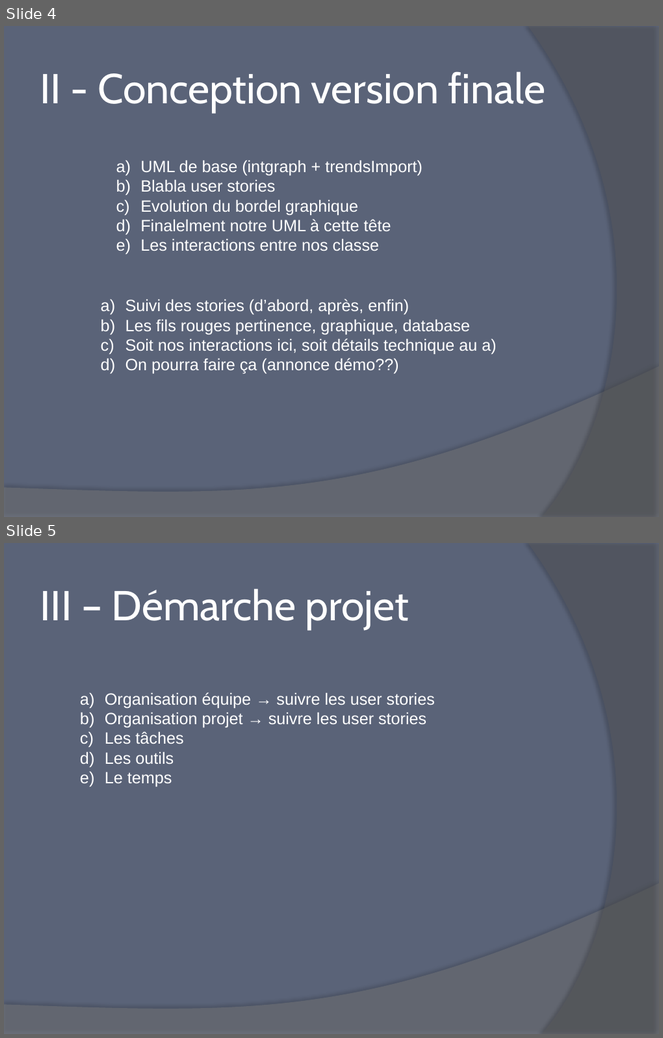
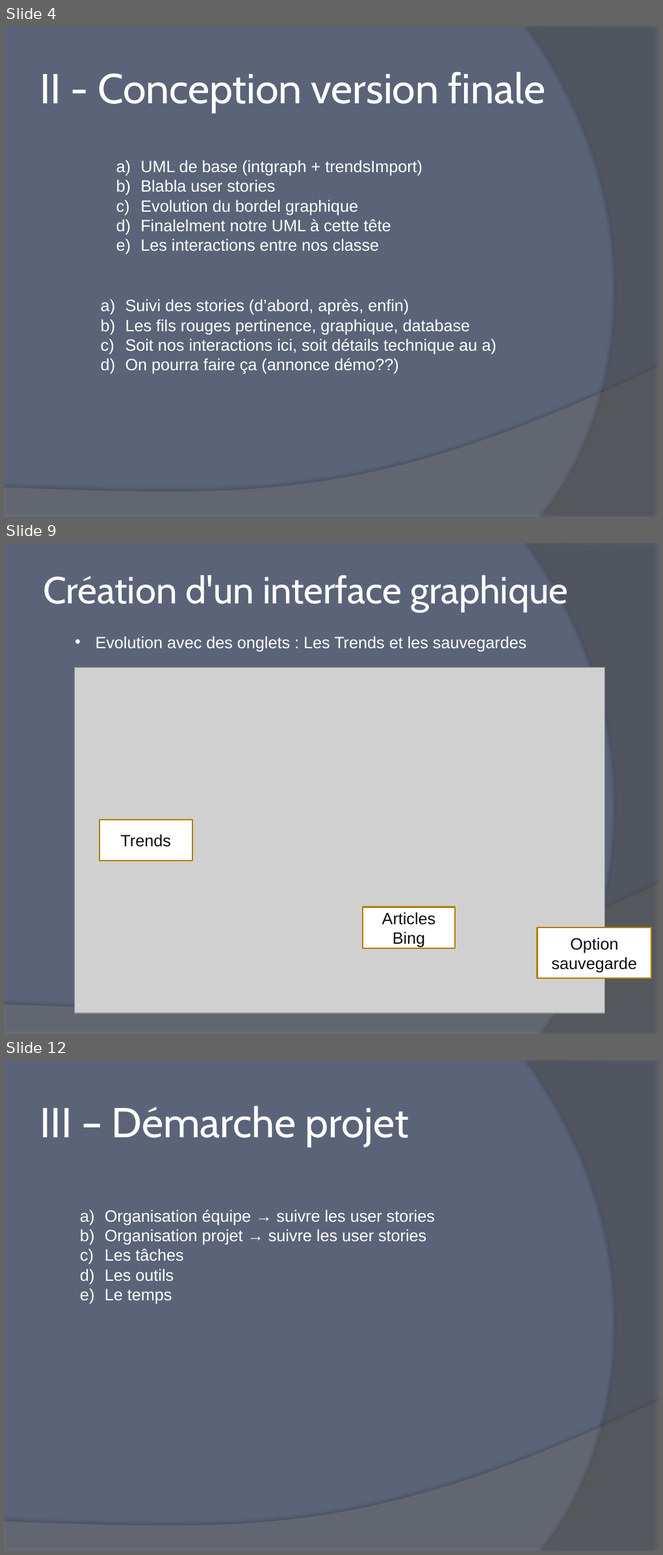
Before and after one commit to Firnen14/diapoTwittrend, a slide deck: Java_Slides.pptx. Shown one above the other, each under a label of ours: slides 4 and 5 before the commit, slides 4, 9 and 12 after it; the slides between them are not shown. The pictures are 663x1038 and 663x1555 pixels, drawn with LibreOffice and Linux fonts; fonts in the diff are those of the drawing; grey boxes stand for pictures. Boxes give left, top, right and bottom in pixels: in the first picture for what was removed or moved away, otherwise in the second. Text is boxed around its words. In the diff, an @@ line names an element or a change of style, - is before the commit and + after.

```diff
--- a/Java_Slides.pptx
+++ b/Java_Slides.pptx
@@ slide 9 added at (4,543,659,1034), background #5A6378; not listed: 2 template elements that a slide beside it also shows @@
@@ text added at (43,575,568,611), 41.4 pt, text #FFFFFF @@
+Création d'un interface graphique
@@ text added at (96,636,527,652), 18 pt, text #FFFFFF @@
+• Evolution avec des onglets : Les Trends et les sauvegardes
@@ picture added at (75,668,605,1014) @@
@@ rectangle added at (100,819,192,861), fill #FFFFFF, outline #B28000 1.5 pt, 18 pt, text #0D0D0D @@
+Trends
@@ rectangle added at (362,907,456,949), fill #FFFFFF, outline #B28000 1.5 pt, 18 pt, text #0D0D0D @@
+Articles Bing
@@ rectangle added at (538,928,652,979), fill #FFFFFF, outline #B28000 1.5 pt, 18 pt, text #0D0D0D @@
+Option sauvegarde
@@ what was slide 5 is now slide 12 @@
```
Also in this commit, not shown: 6 other slides added.
